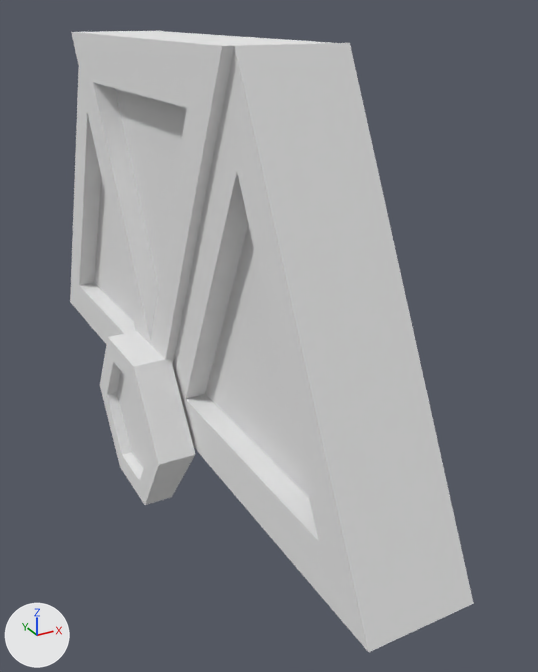
What one commit did to the Blender file BipolarAlpha/Assets/Resources/Models/Door/TopHalfDoor.blend.
Before and after are seen from a 50 mm camera at (-1.5, -3.58, 1.12) aimed at (0.29, -0.34, -0.5). Lighting does not change. The marker at lower left points along +X, +Y and +Z.

The older version as bpy lines, for what is in view:
```python
ob_lock = bpy.data.objects.new('Lock', me_cylinder)
ob_lock.parent = ob_topdoorcenter
ob_lock.location = (0.0202, 0.0, -1.0)
ob_lock.rotation_euler = (0.0, 1.571, 0.0)  # degrees (0, 90, 0)
ob_lock.scale = (0.5, 0.5, 0.5)
ob_topdoorcenter = bpy.data.objects.new('TopDoorCenter', me_blastdoorpart)
ob_topdoorcenter.location = (-0.017, 0.0, 0.0)
ob_topdoorcenter.rotation_euler = (0.0, -3.142, 4.712)  # degrees (0, -180, 270)
ob_topdoorcenter.scale = (1.0, 0.5, 1.0)
ob_topdoorleft = bpy.data.objects.new('TopDoorLeft', me_cube_001)
ob_topdoorleft.location = (0.033, 1.0, 0.0)
ob_topdoorleft.rotation_euler = (0.0, 0.0, 4.712)  # degrees (0, 0, 270)
ob_topdoorleft.scale = (1.0, 0.5, 1.0)
ob_topdoorright = bpy.data.objects.new('TopDoorRight', me_cube_002)
ob_topdoorright.location = (0.033, -1.0, 0.0)
ob_topdoorright.rotation_euler = (0.0, 0.0, 4.712)  # degrees (0, 0, 270)
ob_topdoorright.scale = (1.0, 0.5, 1.0)
```
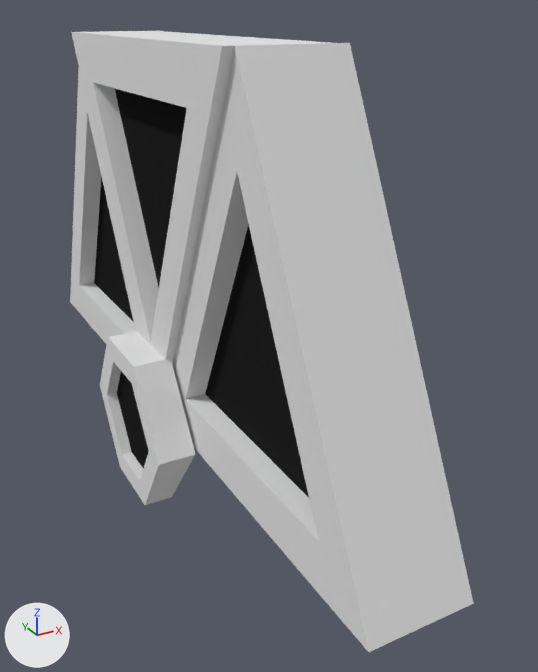
What differs and where, as boxes [x1, y1, x2, y2] in the pictures (538 x 672 px):
part 1 of me_cube_002, recoloured: [173, 43, 474, 652] in both
part 2 of me_cube_002, recoloured (white to grey): [182, 394, 368, 651] in both
part 3 of me_cube_002, recoloured (grey to black): [205, 224, 309, 498] in both
part 4 of me_cube_001, recoloured: [70, 69, 137, 331] in both
part 5 of me_cube_001, recoloured (white to grey): [71, 283, 136, 345] in both
part 6 of me_cube_001, recoloured (grey to black): [94, 176, 134, 322] in both
part 7 of me_blastdoorpart, recoloured: [72, 35, 222, 359] in both
part 8 of me_blastdoorpart, recoloured (grey to black): [115, 89, 187, 287] in both
part 9 of me_cylinder, recoloured: [100, 331, 195, 505] in both
part 10 of me_cylinder, recoloured (grey to black): [117, 371, 149, 468] in both

The change, as a diff of the scene's bpy script:
```diff
--- a/BipolarAlpha/Assets/Resources/Models/Door/TopHalfDoor.blend.py
+++ b/BipolarAlpha/Assets/Resources/Models/Door/TopHalfDoor.blend.py
@@ mat_platinum @@
+mat_platinum = diffuse_material('Platinum')
+mat_platinum.base_color = (0.774, 0.774, 0.774)  # light grey #e4e4e4
@@ mat_darksteel @@
+mat_darksteel = diffuse_material('DarkSteel')
+mat_darksteel.base_color = (0.016, 0.016, 0.016)  # black #222222
@@ me_cube_002 @@
 me_cube_002.from_pydata(...)  # 12 vertices, 11 faces; spans x -1.0..1.0, y -0.5..0.5, z -1.0..1.0
 # used by ob_topdoorright; location = (0.033, -1.0, 0.0); rotation_euler = (0.0, 0.0, 4.712), in degrees (0, 0, 270); scale = (1.0, 0.5, 1.0)
+# me_cube_002 part 1: all 5 faces centred in x -0.41..0.5, y -0.5..0.0, z -0.1..0.0 switch from mat_material (white #e7e7e7) to mat_platinum (light grey #e4e4e4)
+# me_cube_002 part 2: all 2 faces centred in x 0.0, y -0.5..-0.39, z -0.88..-0.75 switch from mat_material (white #e7e7e7) to mat_platinum (light grey #e4e4e4)
+# me_cube_002 part 3: the 1 face centred in x 0.0, y -0.27, z -0.32 switches from mat_material (white #e7e7e7) to mat_darksteel (black #222222)
+me_cube_002.materials.append(mat_darksteel)  # black #222222
@@ me_cube_001 @@
 me_cube_001.from_pydata(...)  # 12 vertices, 11 faces; spans x -1.0..1.0, y -0.5..0.5, z -1.0..1.0
 # used by ob_topdoorleft; location = (0.033, 1.0, 0.0); rotation_euler = (0.0, 0.0, 4.712), in degrees (0, 0, 270); scale = (1.0, 0.5, 1.0)
+# me_cube_001 part 4: all 5 faces centred in x -0.41..0.5, y -0.5..0.0, z -0.1..0.0 switch from mat_material (white #e7e7e7) to mat_platinum (light grey #e4e4e4)
+# me_cube_001 part 5: all 2 faces centred in x 0.0, y -0.5..-0.39, z -0.88..-0.75 switch from mat_material (white #e7e7e7) to mat_platinum (light grey #e4e4e4)
+# me_cube_001 part 6: the 1 face centred in x 0.0, y -0.27, z -0.32 switches from mat_material (white #e7e7e7) to mat_darksteel (black #222222)
+me_cube_001.materials.append(mat_darksteel)  # black #222222
@@ me_blastdoorpart @@
 me_blastdoorpart.from_pydata(...)  # 12 vertices, 11 faces; spans x -1.0..1.0, y -0.5..0.5, z -1.0..1.0
 # used by ob_topdoorcenter; location = (-0.017, 0.0, 0.0); rotation_euler = (0.0, -3.142, 4.712), in degrees (0, -180, 270); scale = (1.0, 0.5, 1.0)
+# me_blastdoorpart part 7: all 5 faces centred in x -0.41..0.5, y -0.5..0.0, z -0.1..0.0 switch from mat_material (white #e7e7e7) to mat_platinum (light grey #e4e4e4)
+# me_blastdoorpart part 8: the 1 face centred in x 0.0, y -0.27, z -0.32 switches from mat_material (white #e7e7e7) to mat_darksteel (black #222222)
+me_blastdoorpart.materials.append(mat_darksteel)  # black #222222
@@ me_cylinder @@
 me_cylinder.from_pydata(...)  # 30 vertices, 38 faces; spans x -0.87..0.87, y -1.0..1.0, z 0.5..0.91
 # used by ob_lock; parent = ob_topdoorcenter; location = (0.0202, 0.0, -1.0); rotation_euler = (0.0, 1.571, 0.0), in degrees (0, 90, 0); scale = (0.5, 0.5, 0.5)
+# me_cylinder part 9: 34 of the faces centred in x -0.87..0.87, y -0.72..0.72, z 0.53..0.91 switch from mat_material (white #e7e7e7) to mat_platinum (light grey #e4e4e4)
+# me_cylinder part 10: all 4 faces centred in x -0.21..0.21, y -0.44..0.44, z 0.78 switch from mat_material (white #e7e7e7) to mat_darksteel (black #222222)
```
